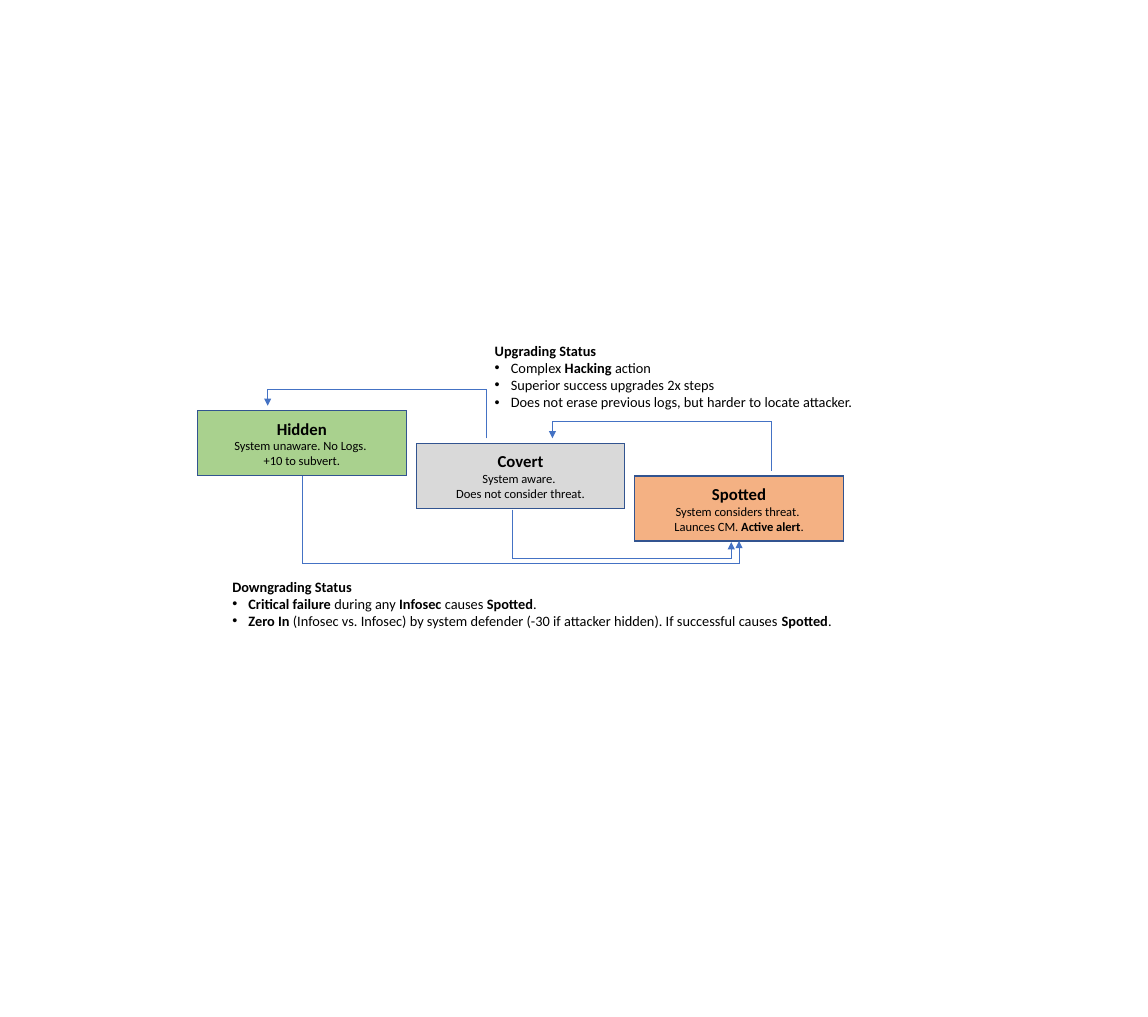
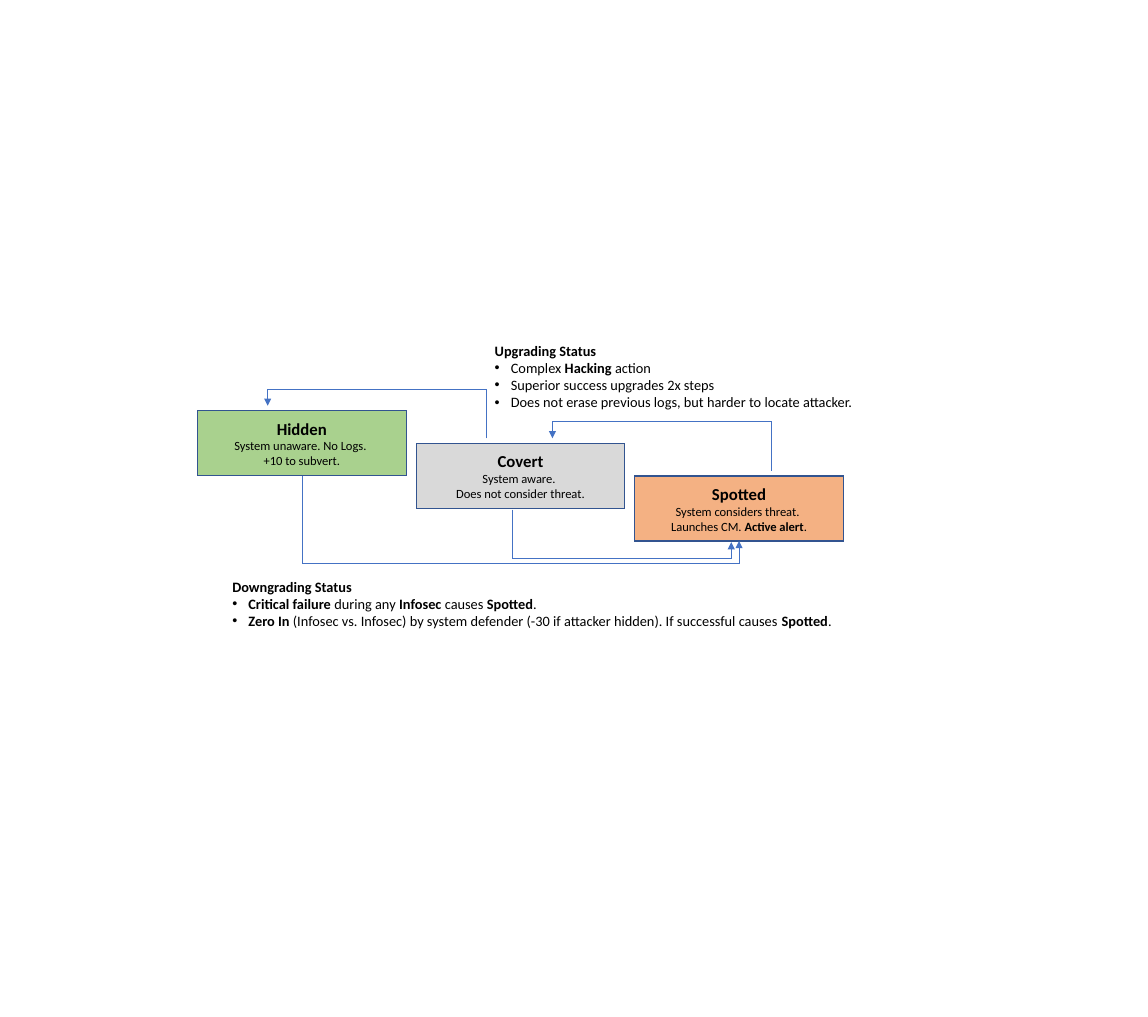
Before and after one commit to ralfbiedert/eclipse-phase-2-tools, a slide deck: slide 7 of cheat-sheet-system/supplement/figure-layout.pptx. Drawn at 1148x1017 pixels with LibreOffice and Linux fonts; fonts in the diff are those of the drawing. Boxes give left, top, right and bottom in pixels: in the first picture for what was removed or moved away, otherwise in the second. Text is boxed around its words. In the diff, an @@ line names an element or a change of style, - is before the commit and + after.

```diff
--- a/cheat-sheet-system/supplement/figure-layout.pptx
+++ b/cheat-sheet-system/supplement/figure-layout.pptx
@@ text in rectangle at box(671, 507, 807, 531): text changed @@
-System considers threat.
-Launces CM. Active alert.
+System considers threat.
+Launches CM. Active alert.
```
Also in this commit, not shown: 2 other slides changed, 4 other files.
